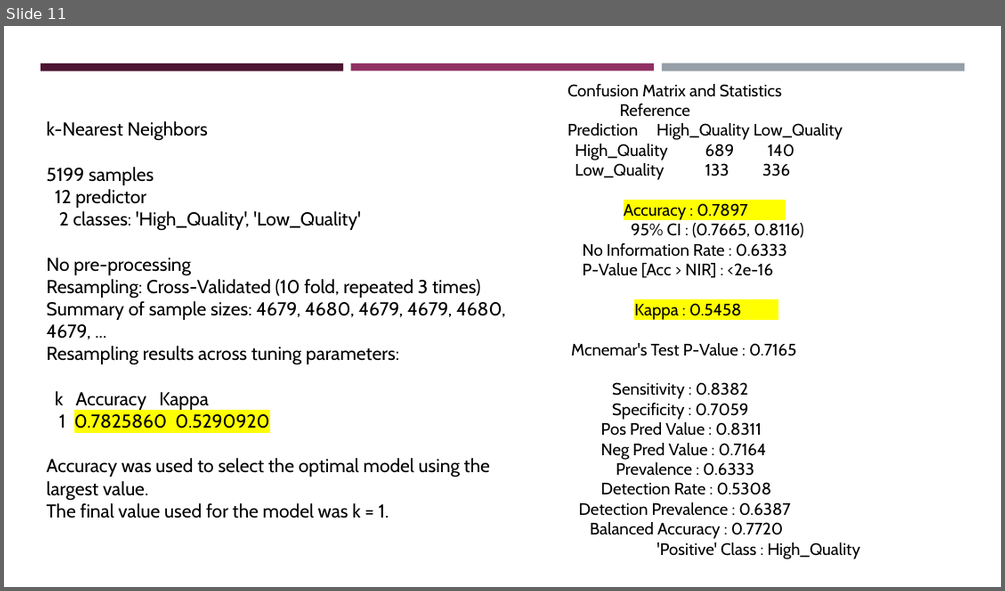
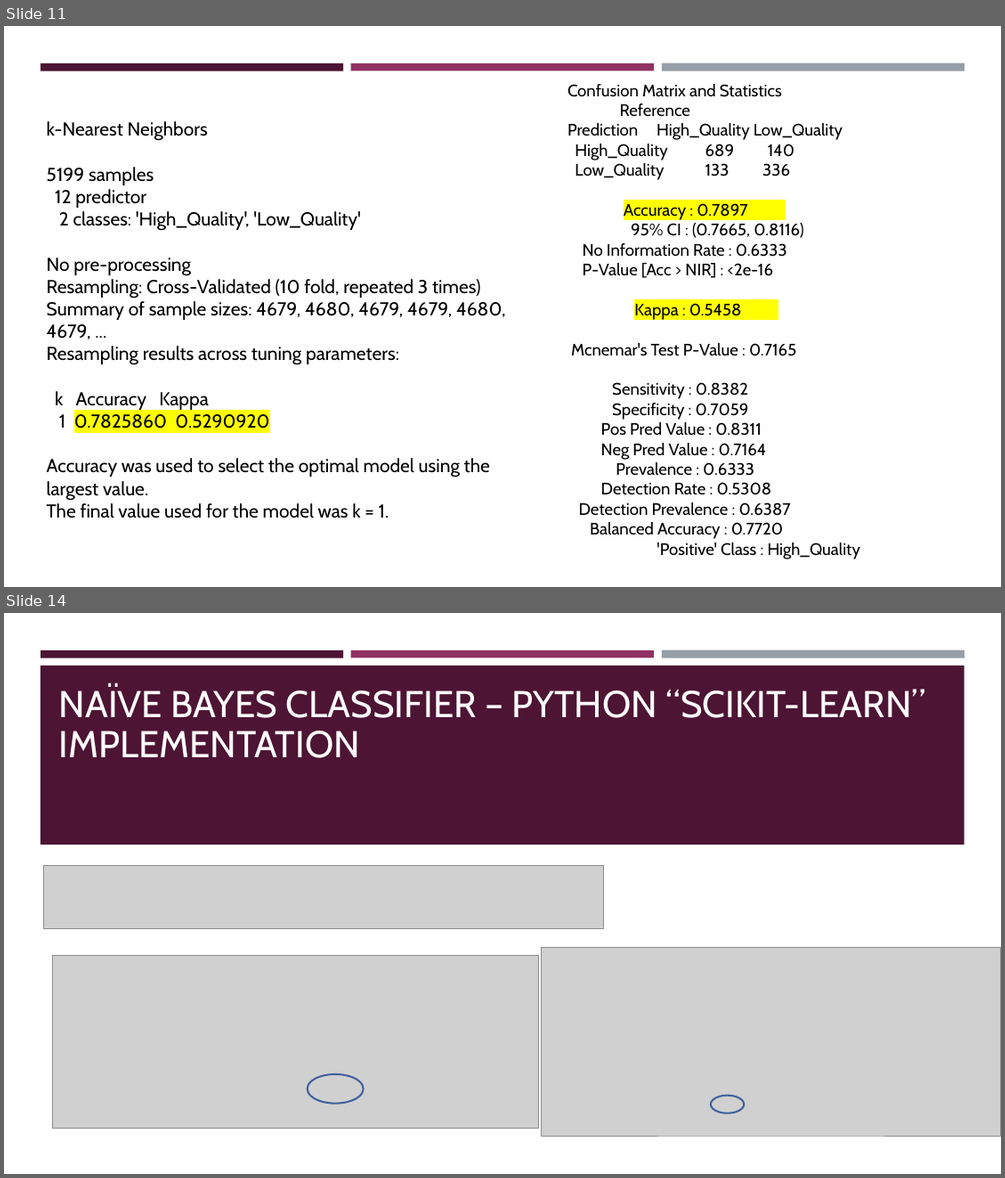
Before and after one commit to dudemandando/WineMachineLearning, a slide deck: IST707_Wine_Quality_Prediction_Dec2021.pptx. Shown one above the other, each under a label of ours: slide 11 before the commit, slides 11 and 14 after it; the slides between them are not shown. The pictures are 1005x591 and 1005x1178 pixels, drawn with LibreOffice and Linux fonts; fonts in the diff are those of the drawing; grey boxes stand for pictures. Boxes give left, top, right and bottom in pixels: in the first picture for what was removed or moved away, otherwise in the second. Text is boxed around its words. In the diff, an @@ line names an element or a change of style, - is before the commit and + after.

```diff
--- a/IST707_Wine_Quality_Prediction_Dec2021.pptx
+++ b/IST707_Wine_Quality_Prediction_Dec2021.pptx
@@ slide 14 added at box(4, 613, 1001, 1174), background #FFFFFF @@
@@ rectangle added at box(4, 613, 1001, 1174), fill #FFFFFF @@
@@ rectangle added at box(40, 650, 343, 657), fill #4D1434 @@
@@ rectangle added at box(40, 666, 964, 844), fill #4D1434 @@
@@ rectangle added at box(351, 650, 654, 657), fill #903163 @@
@@ rectangle added at box(662, 650, 964, 658), fill #969FA7 @@
@@ text added at box(59, 686, 925, 758), 36 pt, text #FFFFFF @@
+NAÏVE BAYES CLASSIFIER – PYTHON “SCIKIT-LEARN” IMPLEMENTATION
@@ picture added at box(44, 865, 604, 928) @@
@@ picture added at box(53, 956, 538, 1127) @@
@@ picture added at box(541, 948, 1001, 1135) @@
@@ ellipse added at box(307, 1074, 364, 1103), outline #40619D 1.75 pt @@
@@ ellipse added at box(711, 1095, 744, 1113), outline #40619D 1.75 pt @@
```
Also in this commit, not shown: 3 other slides added.
